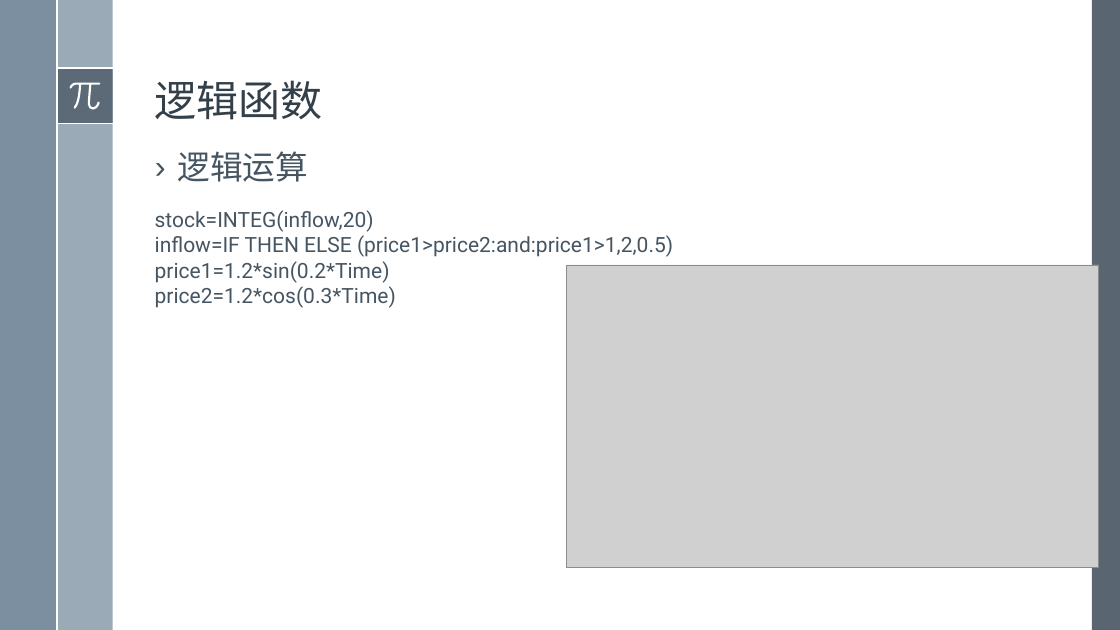
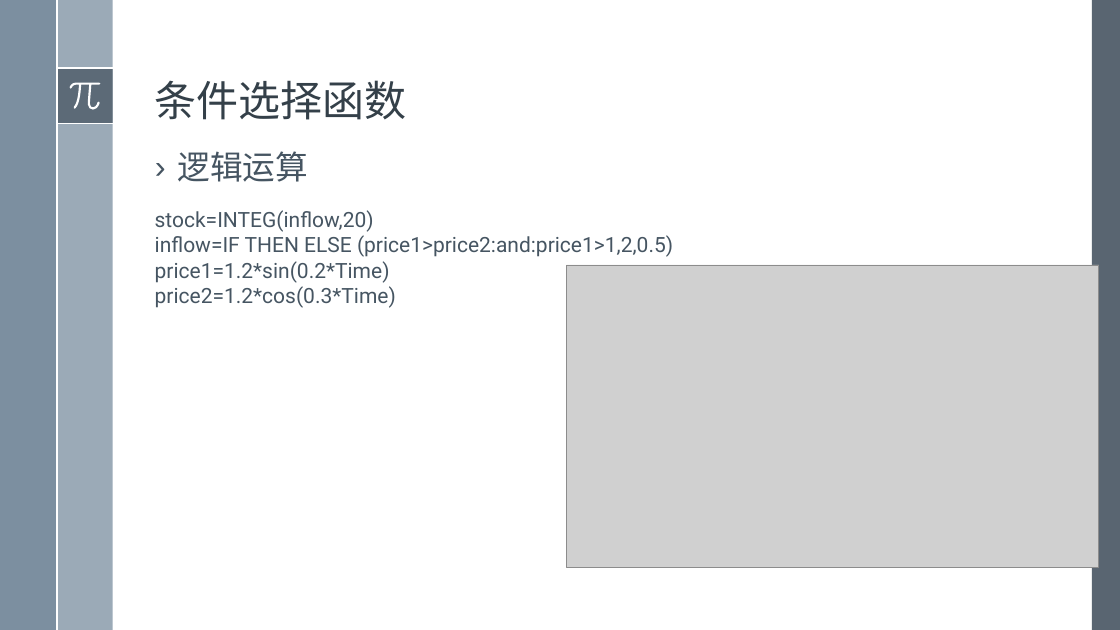
Before and after one commit to exoplanetX/SystemDynamics, a slide deck: slide 6 of 2019系统仿真-4-动态函数.pptx. Drawn at 1120x630 pixels with LibreOffice and Linux fonts; fonts in the diff are those of the drawing; grey boxes stand for pictures. Boxes give left, top, right and bottom in pixels: in the first picture for what was removed or moved away, otherwise in the second. Text is boxed around its words. In the diff, an @@ line names an element or a change of style, - is before the commit and + after.

```diff
--- a/2019系统仿真-4-动态函数.pptx
+++ b/2019系统仿真-4-动态函数.pptx
@@ title at [155,80,407,120]: text changed @@
-逻辑函数
+条件选择函数
```
Also in this commit, not shown: 9 other slides changed, 2 slides removed.
